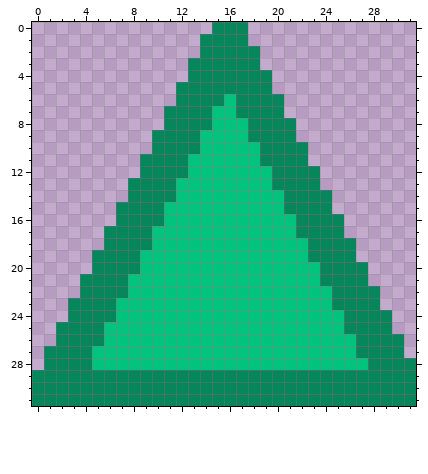
Pixel-art file -- art/player.ase. The picture above was drawn from the file before the commit.
32x32 pixels, 1 frame.
The same view after the edit:
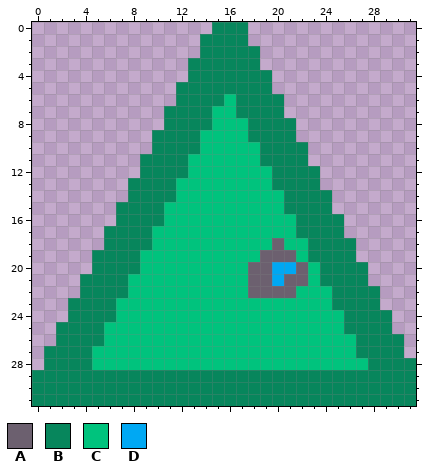
Palette (. is transparent): A #6c606f  B #07865c  C #00c37d  D #00a8f3
What changed:
y 18: x 20 C -> A
y 19: x 19..21 CCC -> AAA
y 20: x 18..22 CCCCC -> AADDA
y 21: x 18..22 CCCCC -> AADAA
y 22: x 18..21 CCCC -> AAAA
